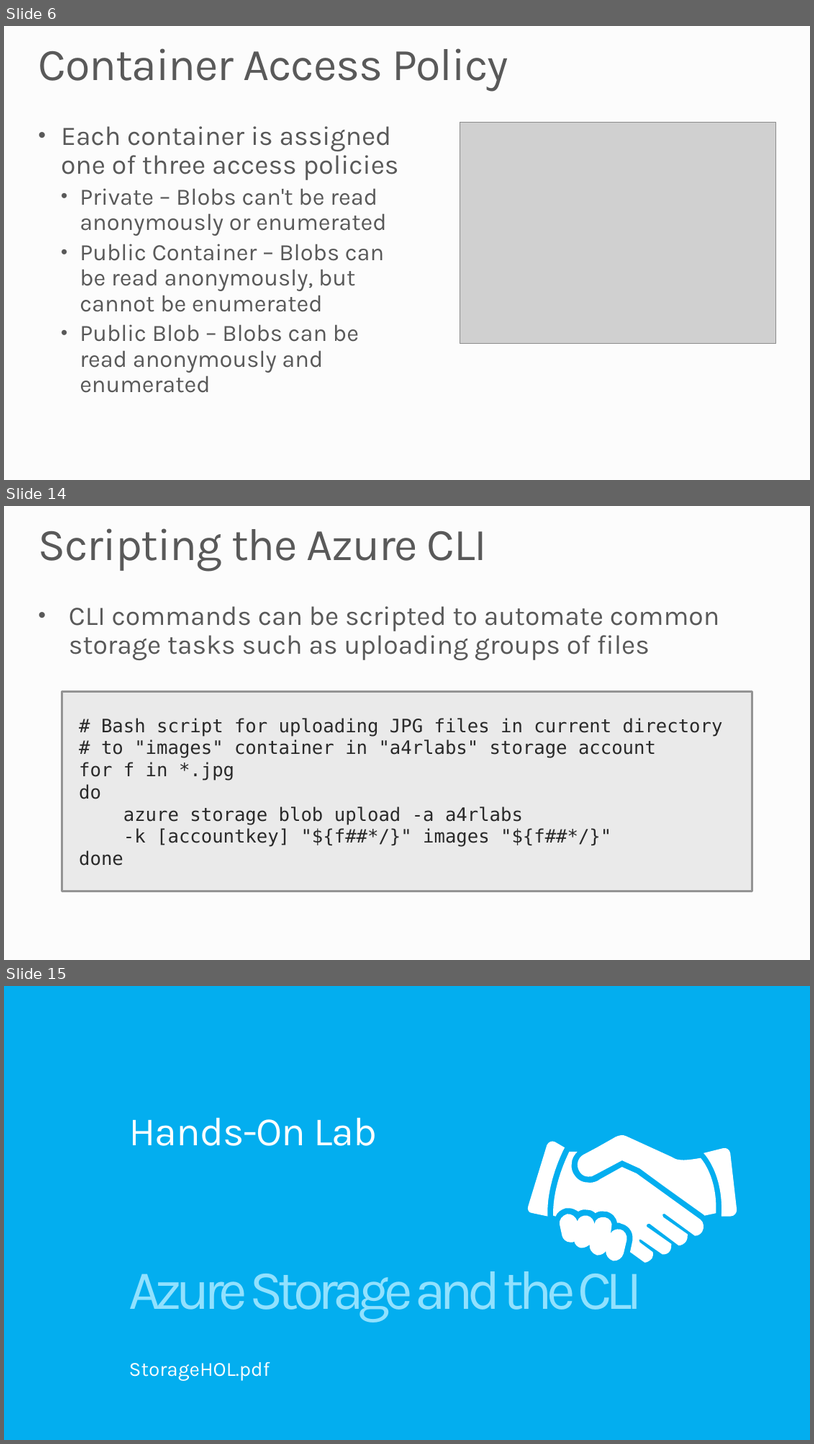
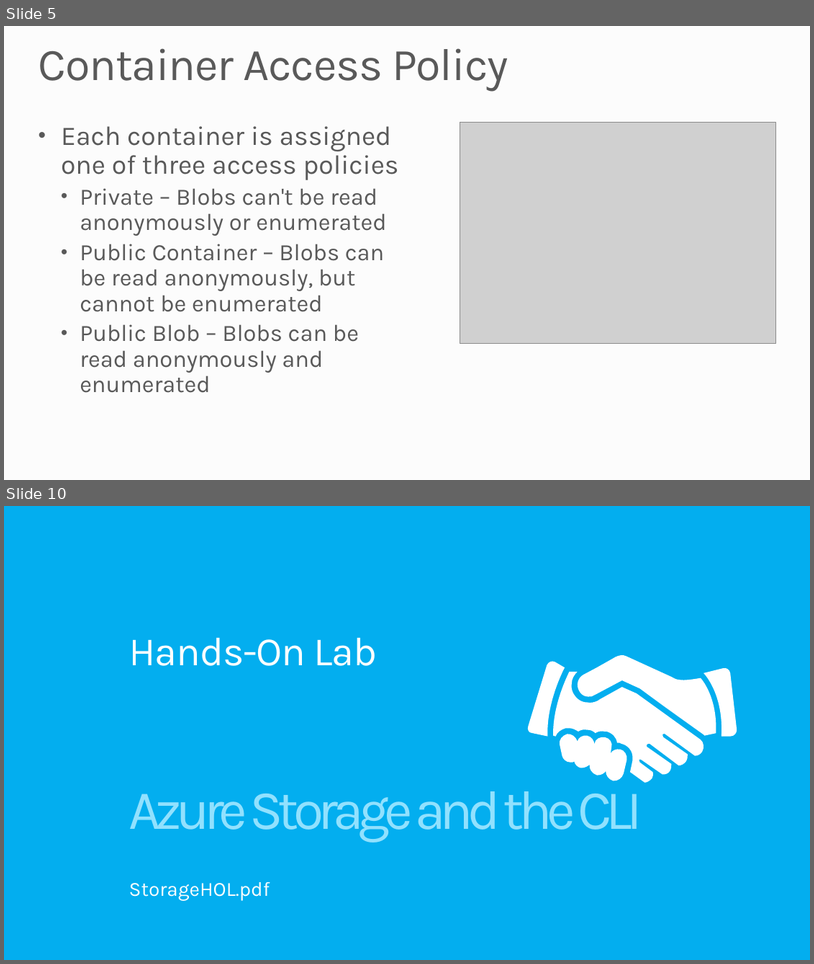
Before and after one commit to MSRConnections/Azure-training-course, a slide deck: Content/Storage/Azure Storage and CLI.pptx. Shown one above the other, each under a label of ours: slides 6, 14 and 15 before the commit, slides 5 and 10 after it; the slides between them are not shown. The pictures are 814x1444 and 814x964 pixels, drawn with LibreOffice and Linux fonts; fonts in the diff are those of the drawing; grey boxes stand for pictures; background and template pictures are left out. Boxes give left, top, right and bottom in pixels: in the first picture for what was removed or moved away, otherwise in the second. Text is boxed around its words. In the diff, an @@ line names an element or a change of style, - is before the commit and + after.

```diff
--- a/Content/Storage/Azure Storage and CLI.pptx
+++ b/Content/Storage/Azure Storage and CLI.pptx
@@ slide 14 removed at [4,506,810,960], background #FCFCFC @@
@@ title removed at [39,528,487,571] @@
-Scripting the Azure CLI
@@ text removed at [69,606,720,660] @@
-• CLI commands can be scripted to automate common storage tasks such as uploading groups of files
@@ rectangle removed at [62,692,753,891] @@
-# Bash script for uploading JPG files in current directory
-# to "images" container in "a4rlabs" storage account
-for f in *.jpg
-do
-azure storage blob upload -a a4rlabs
--k [accountkey] "${f##*/}" images "${f##*/}"
-done
@@ what was slide 6 is now slide 5 @@
@@ what was slide 15 is now slide 10 @@
```
Also in this commit, not shown: 4 slides changed, 3 slides added, 7 other slides removed.
